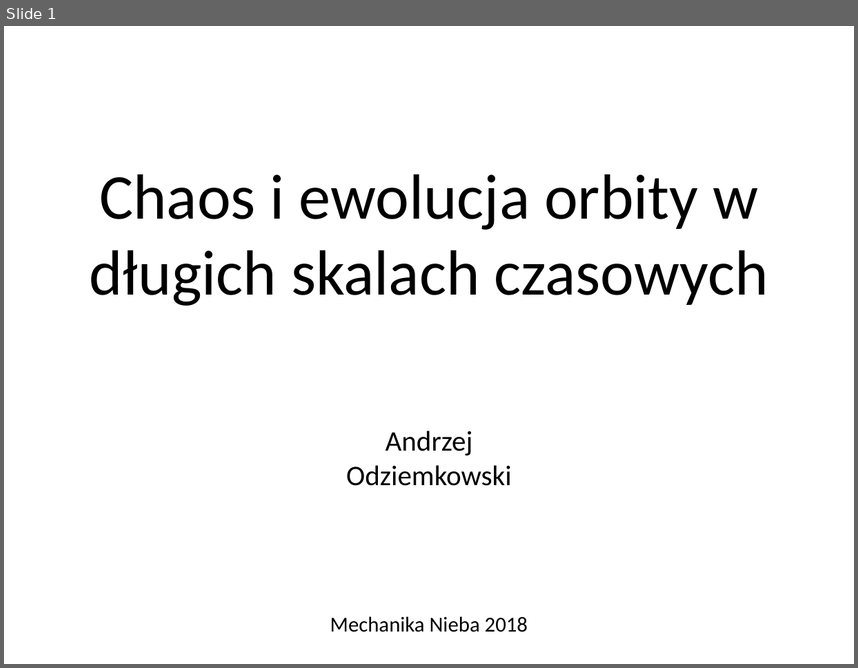
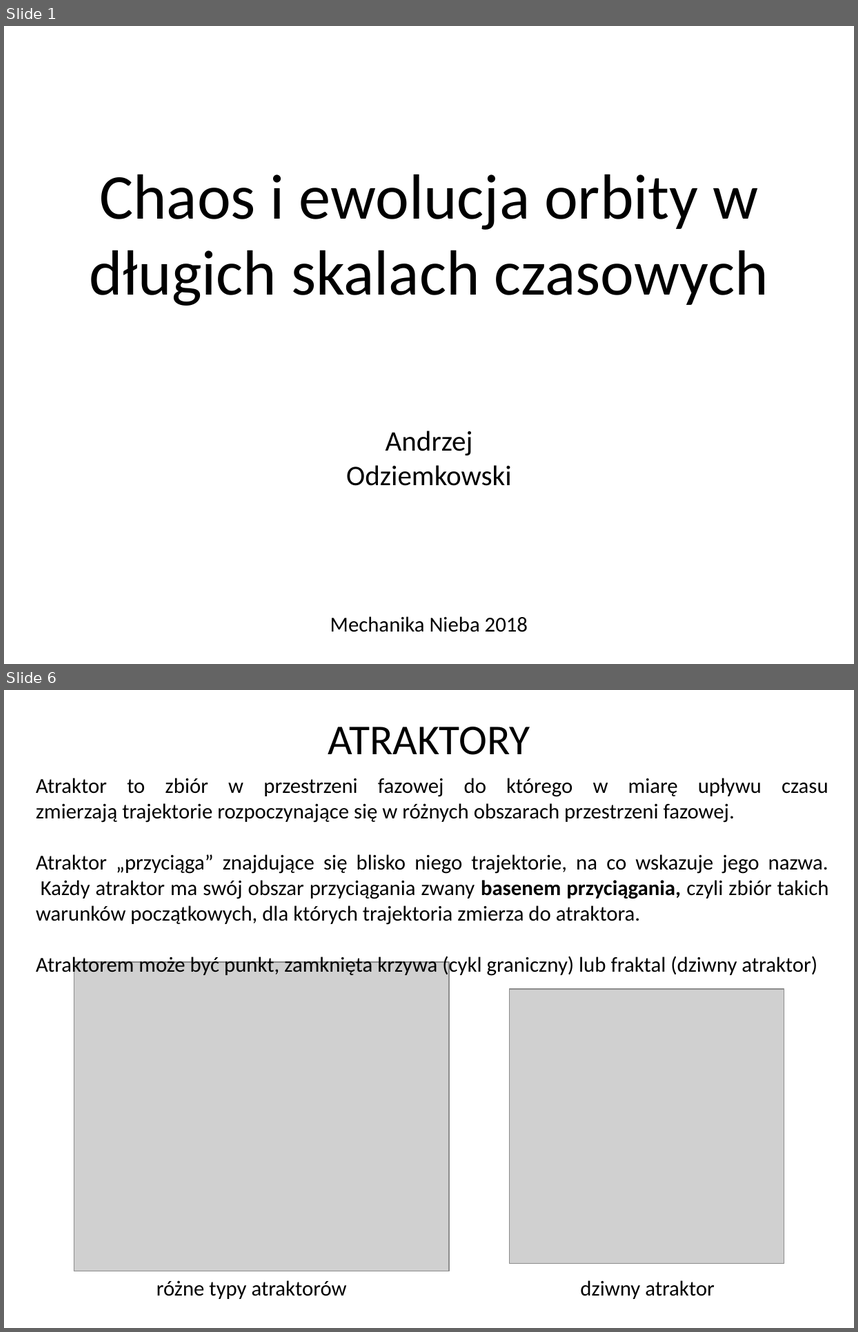
Before and after one commit to odziemkowski/Mechanika_nieba, a slide deck: Chaos i ewolucja orbity w długich skalach czasowych.pptx. Shown one above the other, each under a label of ours: slide 1 before the commit, slides 1 and 6 after it; the slides between them are not shown. The pictures are 858x668 and 858x1332 pixels, drawn with LibreOffice and Linux fonts; fonts in the diff are those of the drawing; grey boxes stand for pictures. Boxes give left, top, right and bottom in pixels: in the first picture for what was removed or moved away, otherwise in the second. Text is boxed around its words. In the diff, an @@ line names an element or a change of style, - is before the commit and + after.

```diff
--- a/Chaos i ewolucja orbity w długich skalach czasowych.pptx
+++ b/Chaos i ewolucja orbity w długich skalach czasowych.pptx
@@ slide 6 added at [4,690,854,1328], background #FFFFFF @@
@@ text added at [328,727,530,755], 36 pt, text #000000 @@
+ATRAKTORY
@@ text added at [36,778,829,977], 18 pt, text #000000 @@
+Atraktor to zbiór w przestrzeni fazowej do którego w miarę upływu czasu zmierzają trajektorie rozpoczynające się w różnych obszarach przestrzeni fazowej.
+Atraktor „przyciąga” znajdujące się blisko niego trajektorie, na co wskazuje jego nazwa. Każdy atraktor ma swój obszar przyciągania zwany basenem przyciągania, czyli zbiór takich warunków początkowych, dla których trajektoria zmierza do atraktora.
+Atraktorem może być punkt, zamknięta krzywa (cykl graniczny) lub fraktal (dziwny atraktor)
@@ picture added at [74,962,450,1270] @@
@@ picture added at [509,988,784,1263] @@
@@ text added at [156,1280,347,1299], 18 pt, text #000000 @@
+różne typy atraktorów
@@ text added at [580,1280,714,1299], 18 pt, text #000000 @@
+dziwny atraktor
```
Also in this commit, not shown: 12 other slides added.
